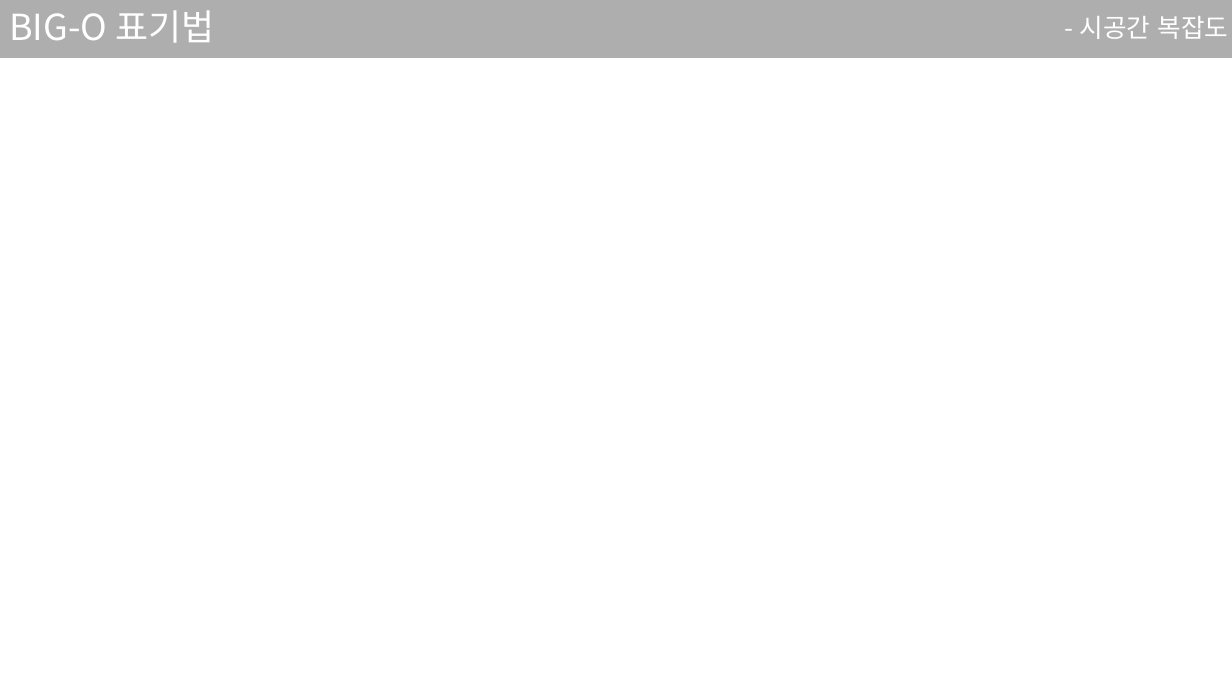
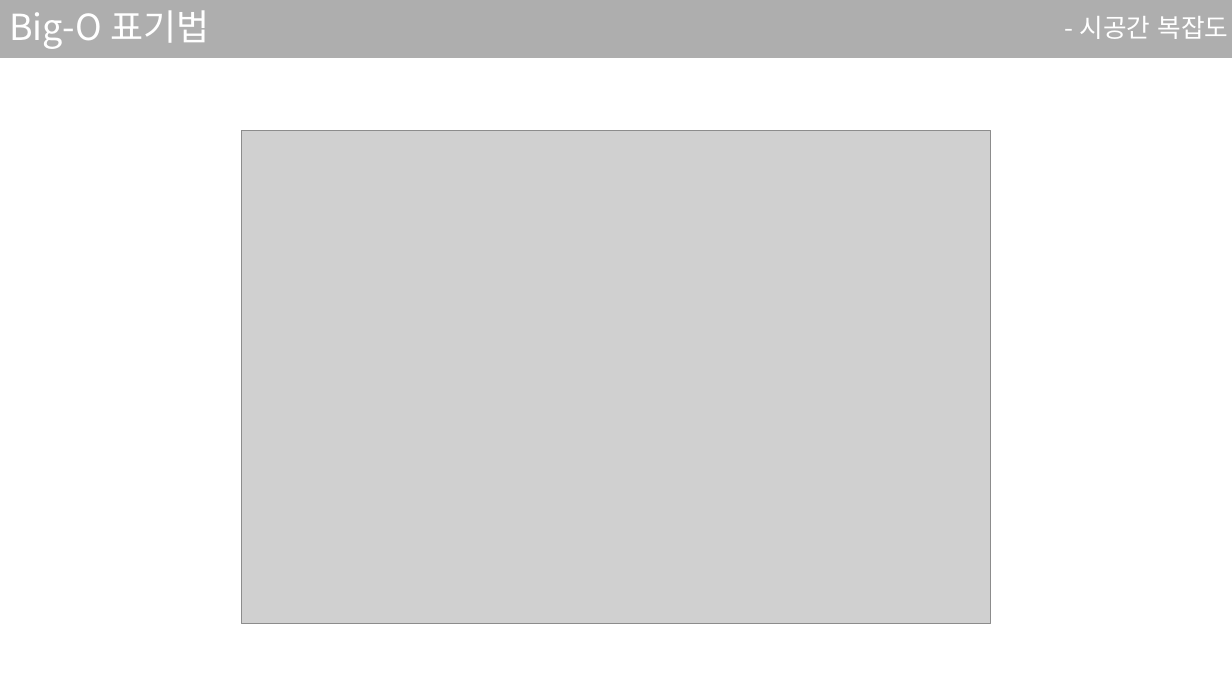
Before and after one commit to sjsjsj1246/EC_C_Language_Study, a slide deck: slide 13 of ppt/4강.pptx (slide 5 before the commit). Drawn at 1232x693 pixels with LibreOffice and Linux fonts; fonts in the diff are those of the drawing; grey boxes stand for pictures. Boxes give left, top, right and bottom in pixels: in the first picture for what was removed or moved away, otherwise in the second. Text is boxed around its words. In the diff, an @@ line names an element or a change of style, - is before the commit and + after.

```diff
--- a/ppt/4강.pptx
+++ b/ppt/4강.pptx
@@ title at box(9, 10, 209, 49): text changed @@
-BIG-O 표기법
+Big-O 표기법
@@ picture added at box(241, 130, 992, 624) @@
```
Also in this commit, not shown: 6 other slides changed, 33 slides added, 2 slides removed, 1 other file.
